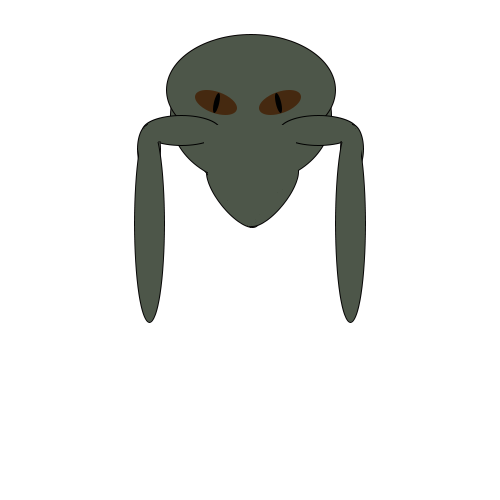
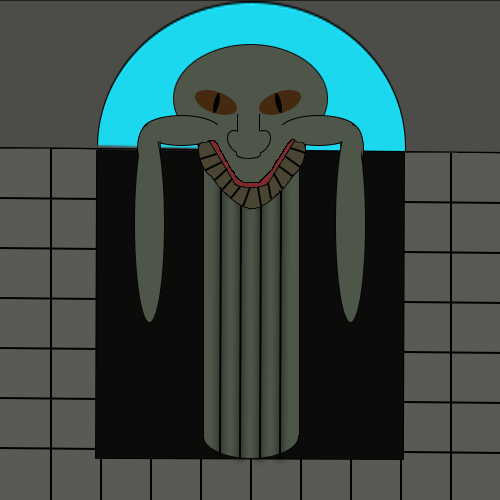
The second 500 × 500 image is a revision of the first. Changes to its layers:
added group "Teeth" with 18 layers above "Nose" over [48, 78, 306, 209]
added layer "tLine 12" in group "Teeth" over [48, 78, 306, 187]
added group "Top Head" with 2 layers above "Low Head" over [173, 44, 328, 171]
moved "topHead" into group "Top Head", painted on it over [166, 34, 336, 159]
moved "midHead" into group "Top Head", painted on it over [170, 47, 332, 190]
added group "Low Head" with 3 layers above "Body" over [176, 120, 324, 210]
moved "TBH" into group "Low Head", painted on it over [176, 120, 324, 228]
moved "RRBH" into group "Low Head", painted on it over [244, 135, 306, 227]
moved "LRBH" into group "Low Head", painted on it over [198, 135, 260, 228]
added group "Body" with 6 layers above "Rectangle 1" over [203, 162, 300, 459]
added layer "bodyRec" in group "Body" over [203, 162, 300, 440]
added layer "bodyCir" in group "Body" over [203, 414, 299, 459]
added layer "Rectangle 1" above "hole" over [95, 150, 405, 460]
added layer "hole" above "Floor" over [102, 162, 399, 459]
added group "Floor" with 16 layers above "wallArch" over [0, 147, 500, 500]
added layer "floorC6" in group "Floor" over [0, 197, 500, 204]
added layer "floorC5" in group "Floor" over [0, 247, 500, 254]
added layer "floorC4" in group "Floor" over [0, 297, 500, 304]
added layer "floorC3" in group "Floor" over [0, 347, 500, 354]
added layer "floorC2" in group "Floor" over [0, 397, 500, 404]
added layer "floorC1" in group "Floor" over [0, 447, 500, 454]
added layer "bcgColor" in group "Floor" over [0, 147, 500, 500]
added layer "wallArch" above "wall" over [97, 1, 406, 155]
added layer "wall" over [0, 0, 500, 153]
…and 35 more changes (35 added)
